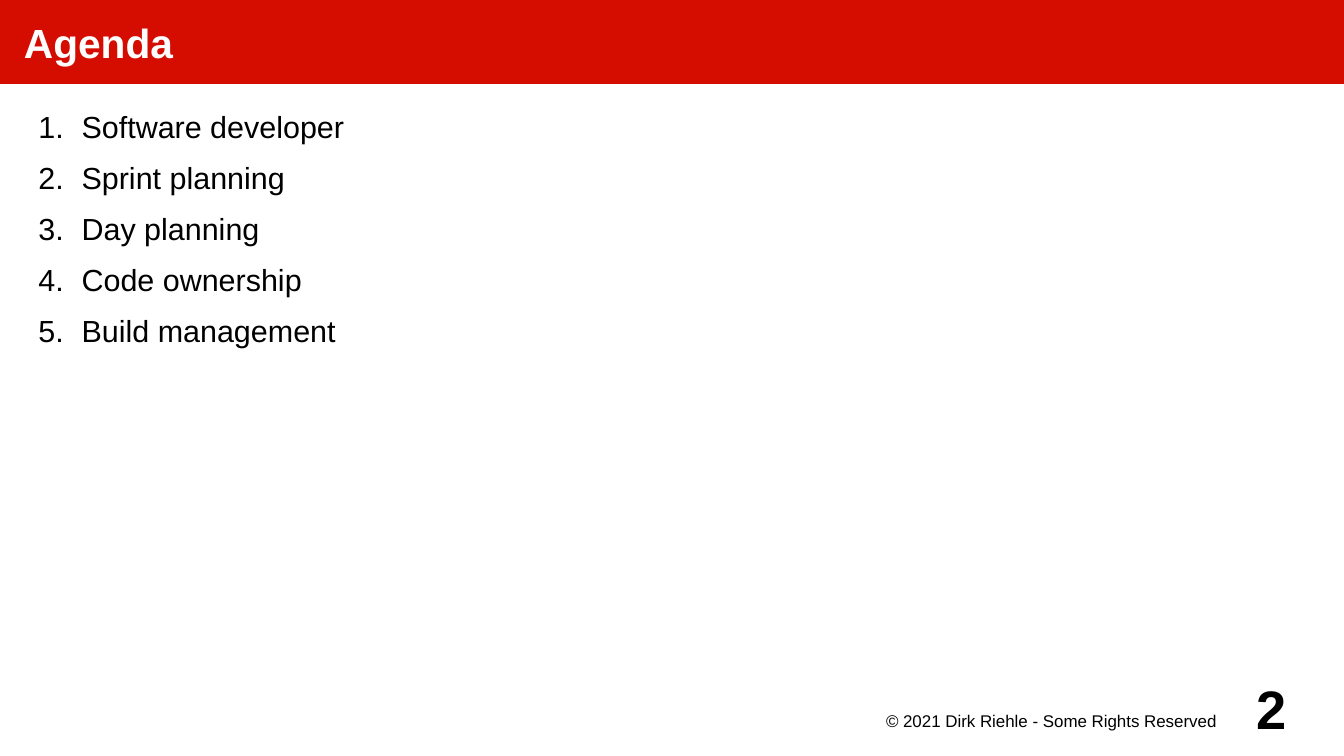
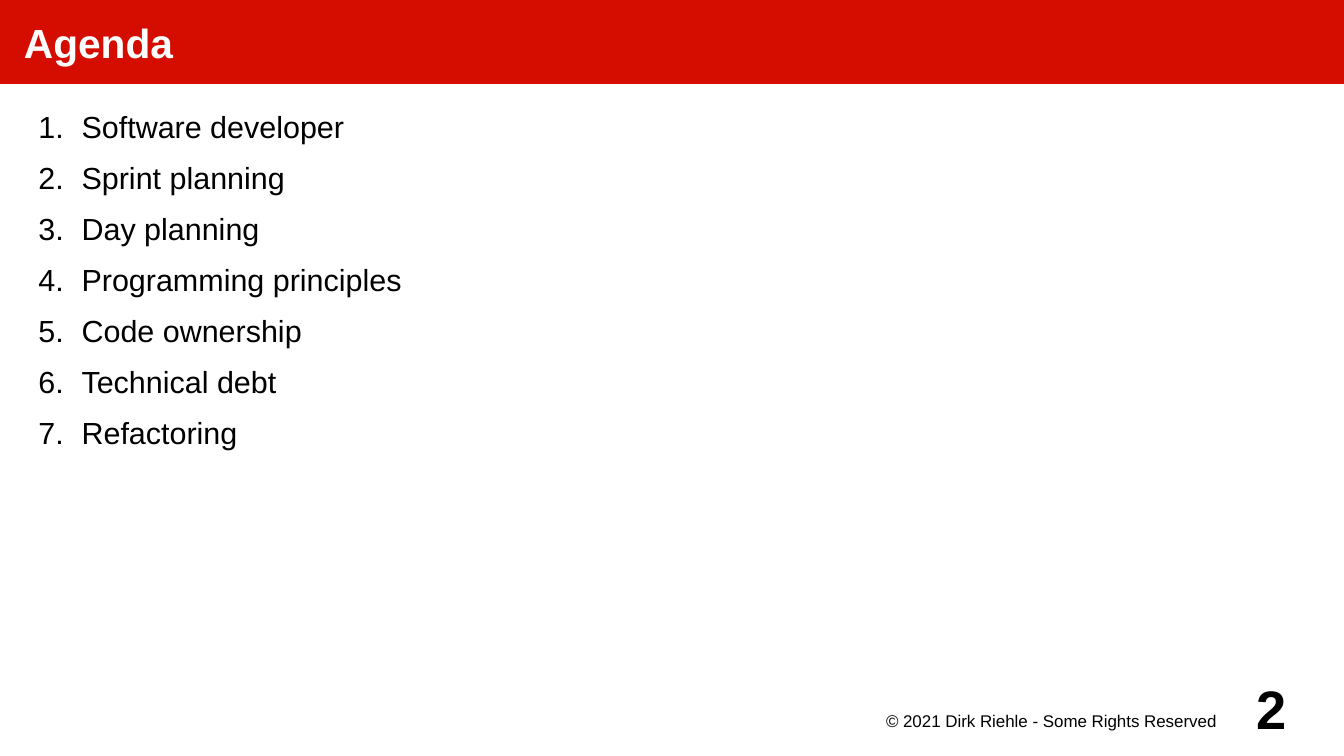
Before and after one commit to dirkriehle/amos-course, a slide deck: slide 2 of Lecture slides/AMOS E01 - Software Development.odp. Drawn at 1344x756 pixels with LibreOffice and Linux fonts; fonts in the diff are those of the drawing. Boxes give left, top, right and bottom in pixels: in the first picture for what was removed or moved away, otherwise in the second. Text is boxed around its words. In the diff, an @@ line names an element or a change of style, - is before the commit and + after.

```diff
--- a/Lecture slides/AMOS E01 - Software Development.odp
+++ b/Lecture slides/AMOS E01 - Software Development.odp
@@ text at box(82, 269, 402, 297): paragraph added @@
+4. Programming principles
@@ text at box(82, 371, 276, 450): text changed @@
-5. Build management
+6. Technical debt
+7. Refactoring
```
Also in this commit, not shown: 10 other slides changed, 18 slides added, 6 slides removed, 19 other files.
